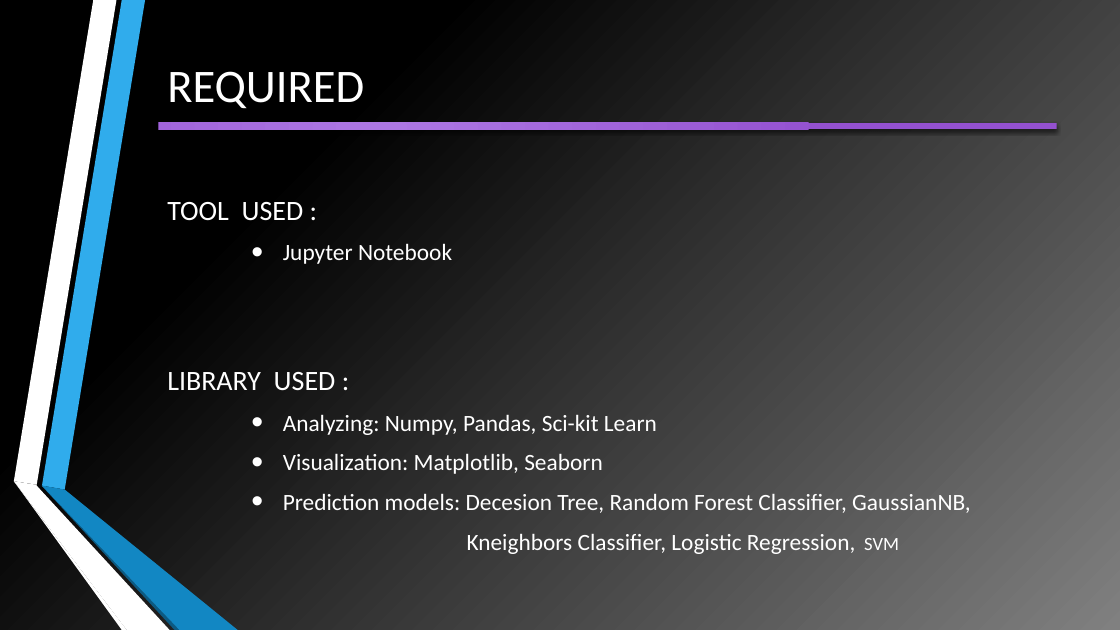
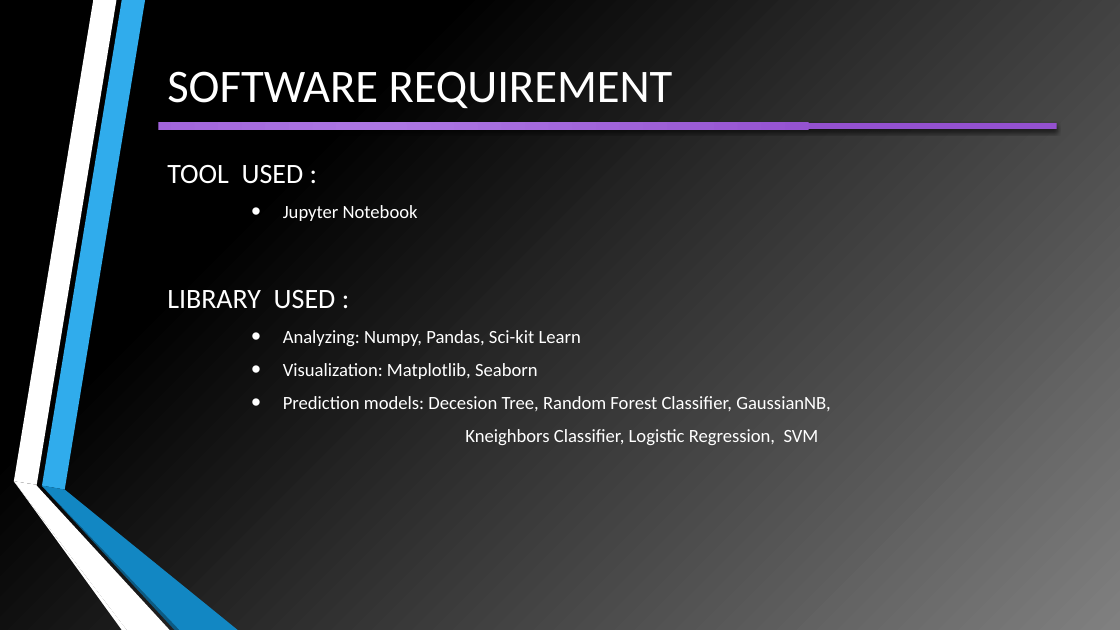
Before and after one commit to VirendraVerma-Viru/Titanic-Project-ML, a slide deck: slide 8 of TITANIC SURVIVOR PREDICTION.pptx (slide 3 before the commit). Drawn at 1120x630 pixels with LibreOffice and Linux fonts; fonts in the diff are those of the drawing. Boxes give left, top, right and bottom in pixels: in the first picture for what was removed or moved away, otherwise in the second. Text is boxed around its words. In the diff, an @@ line names an element or a change of style, - is before the commit and + after.

```diff
--- a/TITANIC SURVIVOR PREDICTION.pptx
+++ b/TITANIC SURVIVOR PREDICTION.pptx
@@ title at (167,71,673,108): text changed @@
-REQUIRED
+SOFTWARE REQUIREMENT
@@ text "TOOL USED :": place and size @@
-text "TOOL USED :" at (167,202,452,264)
+text "TOOL USED :" at (167,165,418,221)
@@ text at (283,205,418,221): size 20 to 16 pt in "Jupyter Notebook" @@
@@ text "LIBRARY USED :": place and size @@
-text "LIBRARY USED :" at (167,372,971,554)
+text "LIBRARY USED :" at (167,290,830,445)
@@ text at (283,330,830,445): size 20 to 16 pt @@
```
Also in this commit, not shown: 5 other slides changed, 8 slides added, 2 other files.
